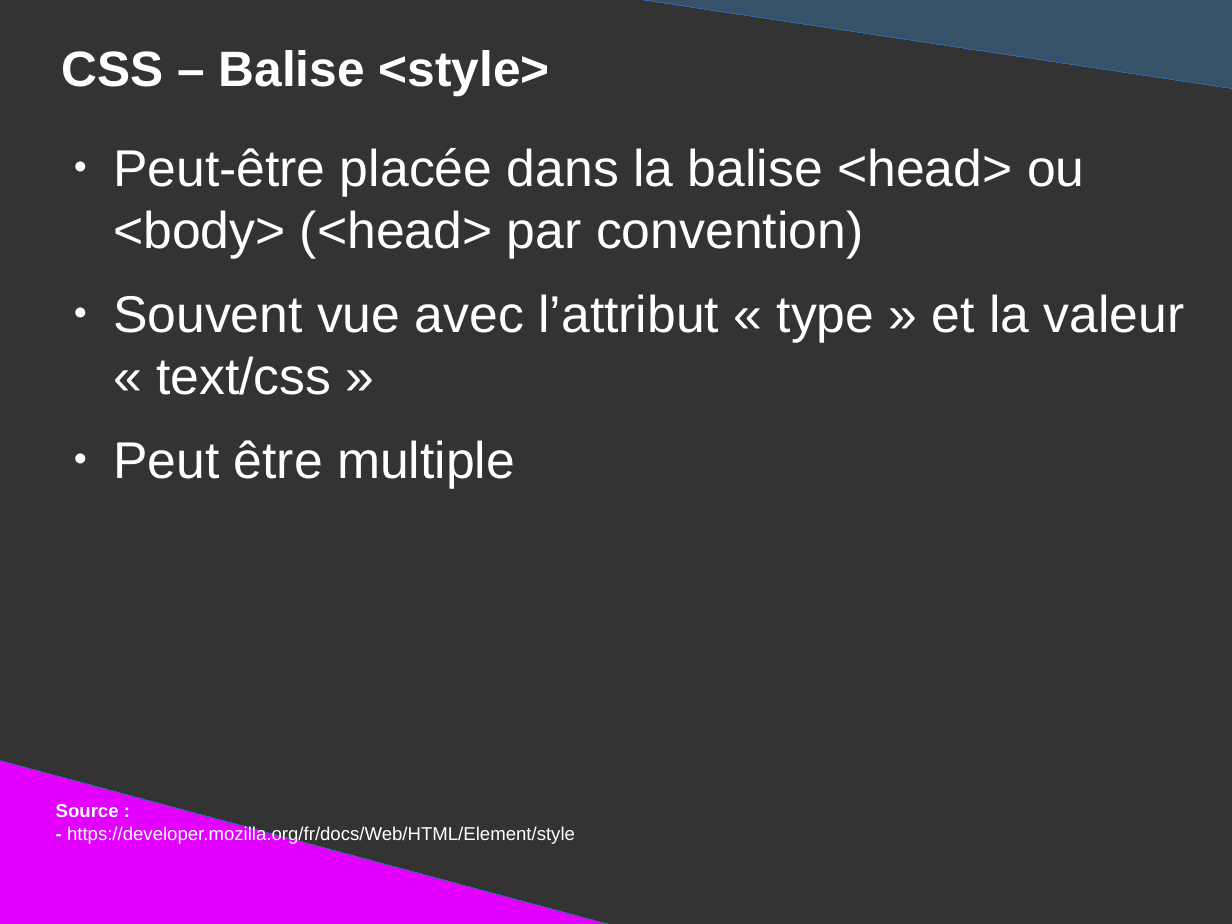
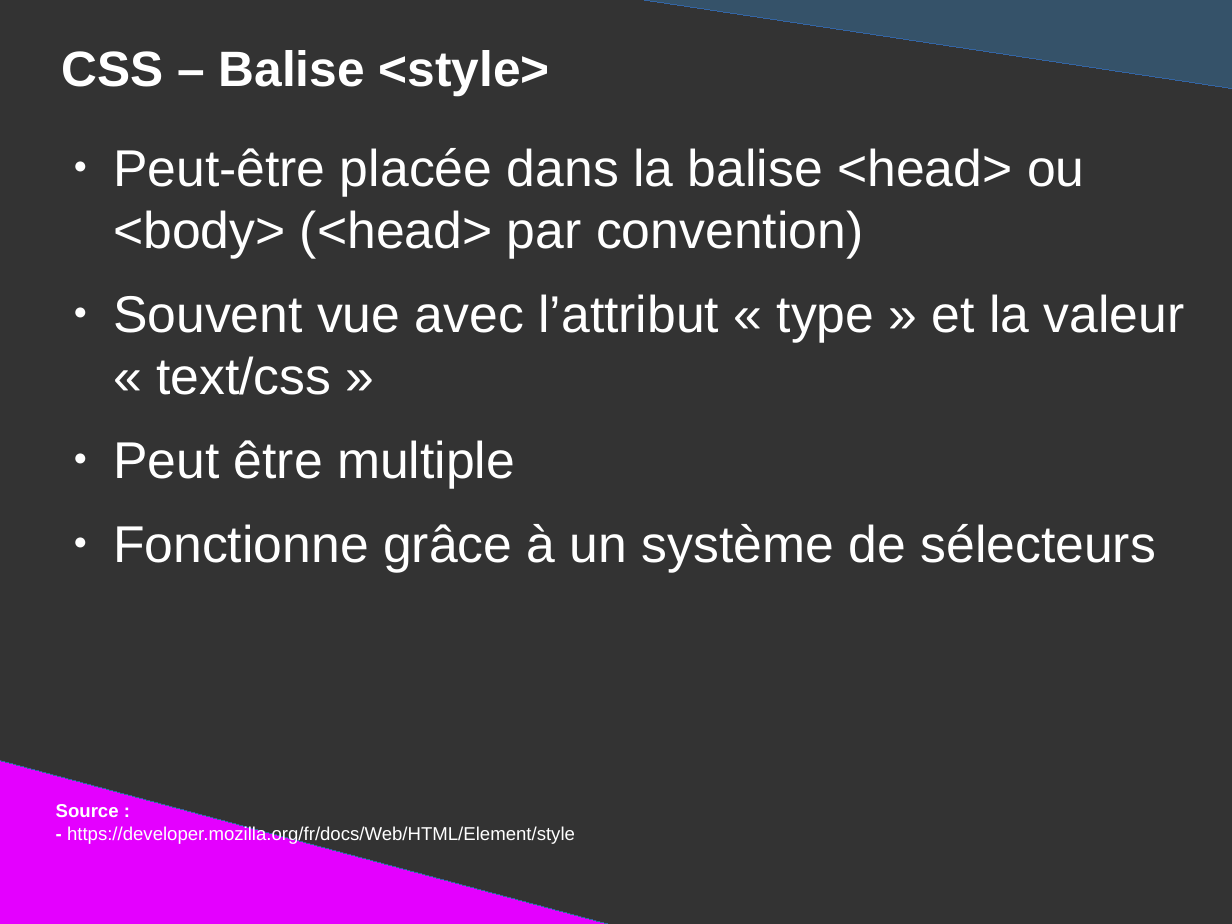
Before and after one commit to DanYellow/presentations, a slide deck: slide 67 of mmi/html/travaux-pratiques/numero-1/presentation.odp (slide 65 before the commit). Drawn at 1232x924 pixels with LibreOffice and Linux fonts; fonts in the diff are those of the drawing. Boxes give left, top, right and bottom in pixels: in the first picture for what was removed or moved away, otherwise in the second. Text is boxed around its words. In the diff, an @@ line names an element or a change of style, - is before the commit and + after.

```diff
--- a/mmi/html/travaux-pratiques/numero-1/presentation.odp
+++ b/mmi/html/travaux-pratiques/numero-1/presentation.odp
@@ text at (113, 524, 1156, 572): paragraph added @@
+● Fonctionne grâce à un système de sélecteurs
```
Also in this commit, not shown: 11 other slides changed, 4 slides added, 2 other files.
